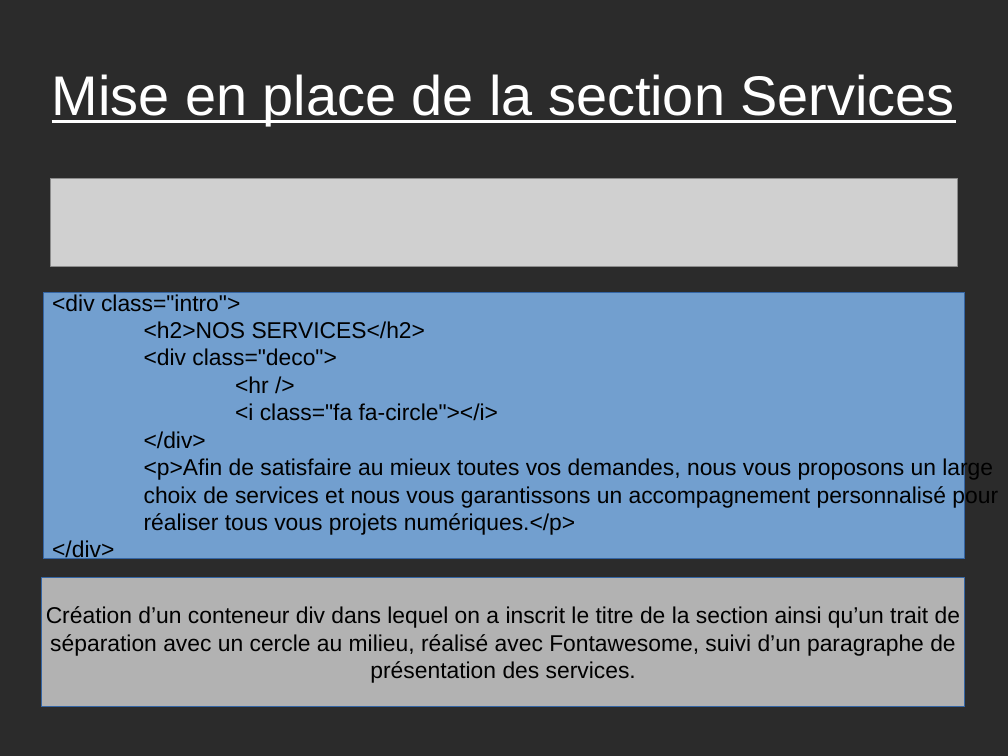
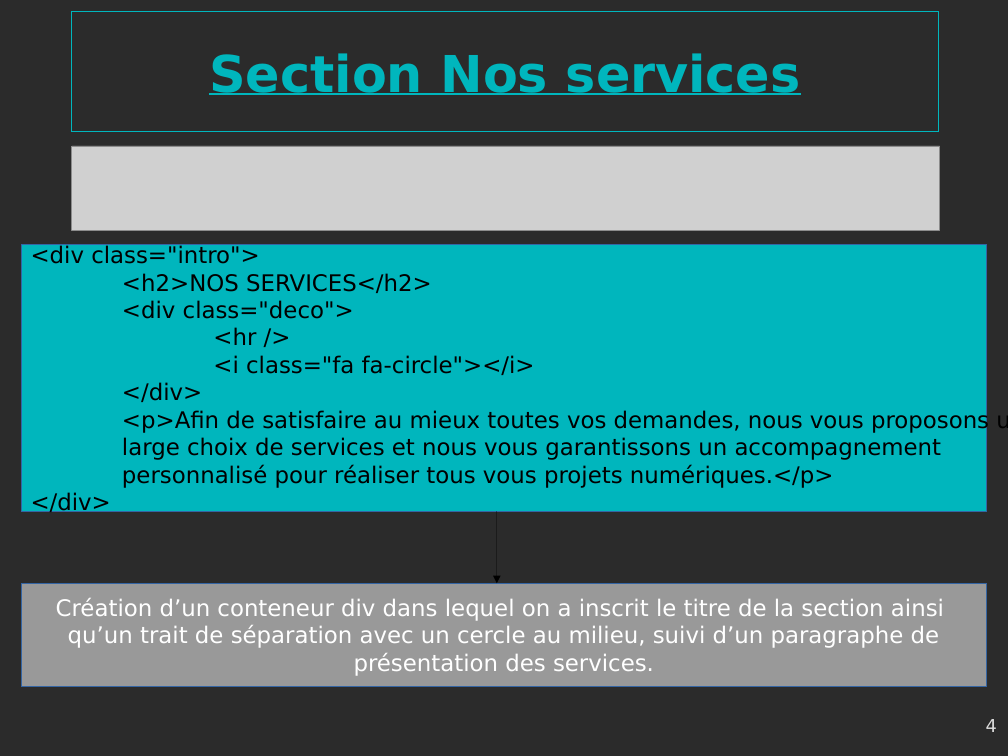
Before and after one commit to gambit13009/webagency, a slide deck: slide 4 of Webagency-presentation.odp (slide 3 before the commit). Drawn at 1008x756 pixels with LibreOffice and Linux fonts; fonts in the diff are those of the drawing; grey boxes stand for pictures; background and template pictures are left out; a plain dark background stands for a picture behind light text. Boxes give left, top, right and bottom in pixels: in the first picture for what was removed or moved away, otherwise in the second. Text is boxed around its words. In the diff, an @@ line names an element or a change of style, - is before the commit and + after.

```diff
--- a/Webagency-presentation.odp
+++ b/Webagency-presentation.odp
@@ title added at [71, 12, 939, 132], outline #00B6BD 0 pt, 40 pt, text #00B6BD, bold, underline @@
+Section Nos services
@@ title removed at [52, 74, 955, 125] @@
-Mise en place de la section Services
@@ picture: place and size @@
-picture at [50, 178, 958, 266]
+picture at [72, 146, 940, 231]
@@ rectangle "<div class="intro">": place and size @@
-rectangle "<div class="intro">" at [43, 292, 965, 558]
+rectangle "<div class="intro">" at [22, 245, 987, 511]
@@ rectangle "<div class="intro">" at [22, 245, 987, 511]: fill #729FCF to #00B6BD @@
@@ text in rectangle at [31, 244, 535, 516]: font Arial to DejaVu Sans in "<div class="intro">", "<h2>NOS SERVICES</h2>", "<div class="deco">", "<hr />" and 3 more places @@
@@ text in rectangle at [122, 409, 989, 488]: text changed; font Arial to DejaVu Sans @@
-<p>Afin de satisfaire au mieux toutes vos demandes, nous vous proposons un large
-choix de services et nous vous garantissons un accompagnement personnalisé pour
-réaliser tous vous projets numériques.</p>
+<p>Afin de satisfaire au mieux toutes vos demandes, nous vous proposons un
+large choix de services et nous vous garantissons un accompagnement
+personnalisé pour réaliser tous vous projets numériques.</p>
@@ arrow added from (497, 511) to (497, 584), #000000 0 pt @@
@@ rectangle "Création d’un conteneur div dans ...": place and size @@
-rectangle "Création d’un conteneur div dans ..." at [42, 577, 966, 707]
+rectangle "Création d’un conteneur div dans ..." at [22, 584, 987, 687]
@@ rectangle "Création d’un conteneur div dans ..." at [22, 584, 987, 687]: fill #B2B2B2 to #999999 @@
@@ text in rectangle at [56, 598, 944, 648]: text changed; font Arial to DejaVu Sans; text colour #000000 to #FFFFFF @@
-Création d’un conteneur div dans lequel on a inscrit le titre de la section ainsi qu’un trait de
-séparation avec un cercle au milieu, réalisé avec Fontawesome, suivi d’un paragraphe de
+Création d’un conteneur div dans lequel on a inscrit le titre de la section ainsi
+qu’un trait de séparation avec un cercle au milieu, suivi d’un paragraphe de
@@ text in rectangle at [354, 653, 654, 676]: font Arial to DejaVu Sans, text colour #000000 to #FFFFFF in "présentation des services." @@
@@ page number added at [986, 719, 997, 732], 14 pt, text #DDDDDD @@
+4
```
Also in this commit, not shown: 9 other slides changed, 1 slide added, 5 other files.
